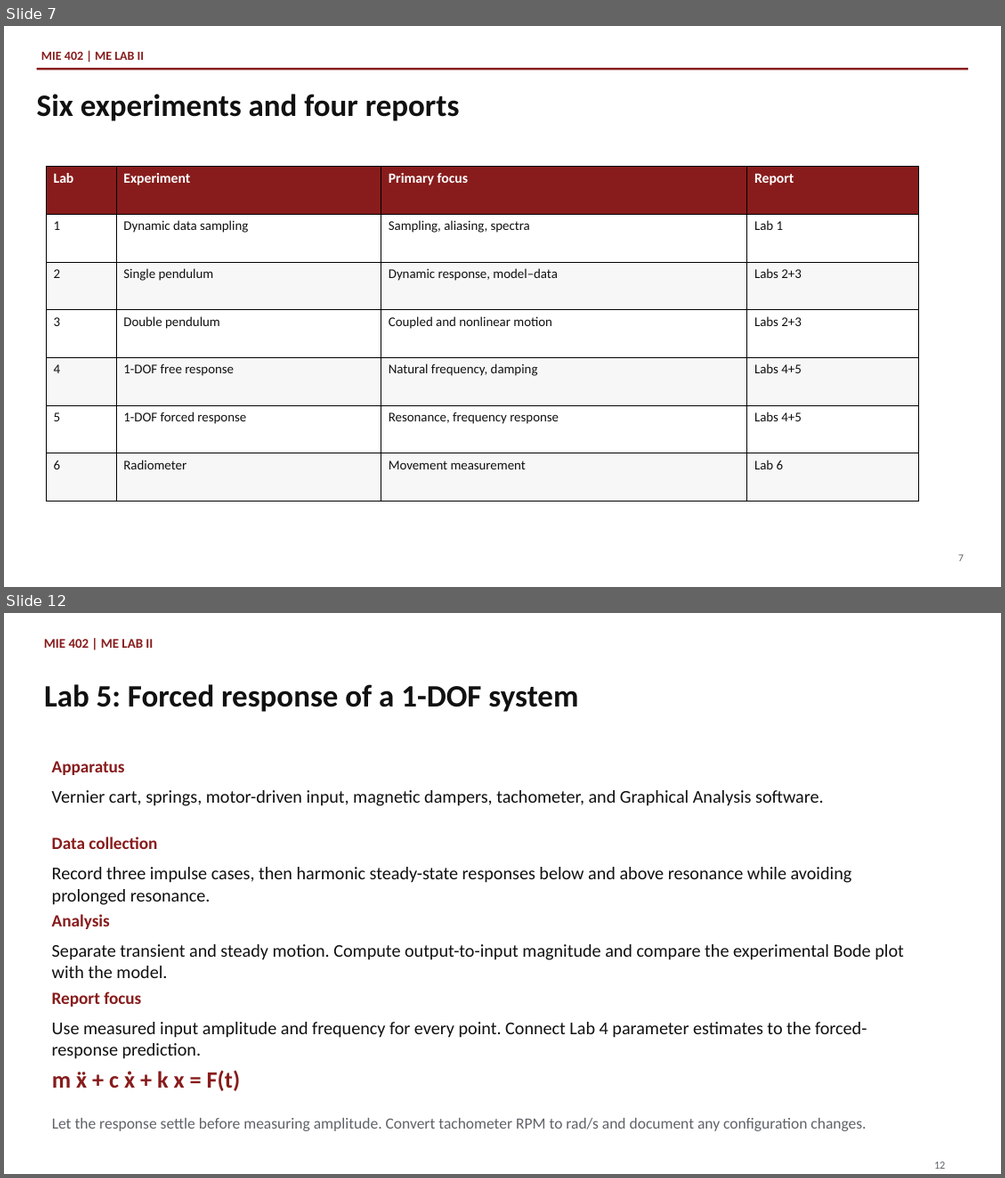
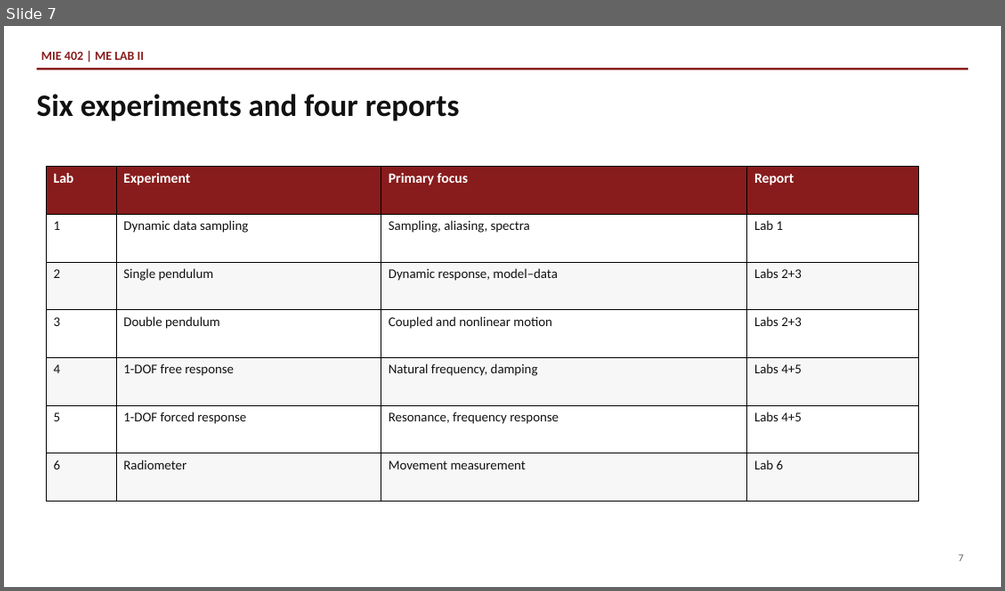
Before and after one commit to Ehsan-Roohi/MIE402-Lab, a slide deck: site/docs/MIE402_Lecture01_Report_Writing_Fall2026_v1.pptx. Shown one above the other, each under a label of ours: slides 7 and 12 before the commit, slide 7 after it; the slides between them are not shown. The pictures are 1005x1178 and 1005x591 pixels, drawn with LibreOffice and Linux fonts; fonts in the diff are those of the drawing. Boxes give left, top, right and bottom in pixels: in the first picture for what was removed or moved away, otherwise in the second. Text is boxed around its words. In the diff, an @@ line names an element or a change of style, - is before the commit and + after.

```diff
--- a/site/docs/MIE402_Lecture01_Report_Writing_Fall2026_v1.pptx
+++ b/site/docs/MIE402_Lecture01_Report_Writing_Fall2026_v1.pptx
@@ slide 12 removed at box(4, 613, 1001, 1174), background #FFFFFF @@
@@ text removed at box(44, 639, 153, 648) @@
-MIE 402 | ME LAB II
@@ text removed at box(44, 684, 578, 712) @@
-Lab 5: Forced response of a 1-DOF system
@@ text removed at box(52, 761, 125, 775) @@
-Apparatus
@@ text removed at box(52, 790, 824, 806) @@
-Vernier cart, springs, motor-driven input, magnetic dampers, tachometer, and Graphical Analysis software.
@@ text removed at box(52, 836, 157, 849) @@
-Data collection
@@ text removed at box(52, 867, 852, 905) @@
-Record three impulse cases, then harmonic steady-state responses below and above resonance while avoiding prolonged resonance.
@@ text removed at box(52, 914, 110, 929) @@
-Analysis
@@ text removed at box(52, 944, 904, 978) @@
-Separate transient and steady motion. Compute output-to-input magnitude and compare the experimental Bode plot with the model.
@@ text removed at box(52, 991, 141, 1006) @@
-Report focus
@@ text removed at box(52, 1022, 866, 1059) @@
-Use measured input amplitude and frequency for every point. Connect Lab 4 parameter estimates to the forced-response prediction.
@@ text removed at box(52, 1070, 241, 1091) @@
-m ẍ + c ẋ + k x = F(t)
@@ text removed at box(52, 1118, 866, 1131) @@
-Let the response settle before measuring amplitude. Convert tachometer RPM to rad/s and document any configuration changes.
@@ text removed at box(934, 1161, 945, 1168) @@
-12
```
Also in this commit, not shown: 17 slides changed, 13 slides added, 6 other slides removed, 12 other files.
